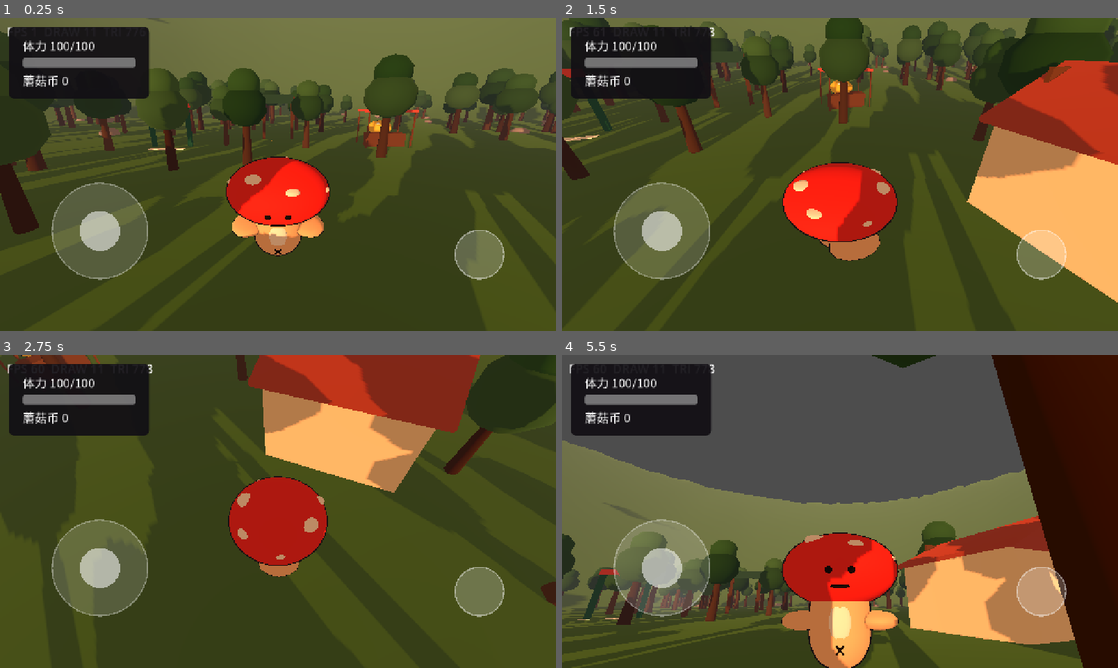
Above: before the commit, frames 1-4 (two rows, left to right).
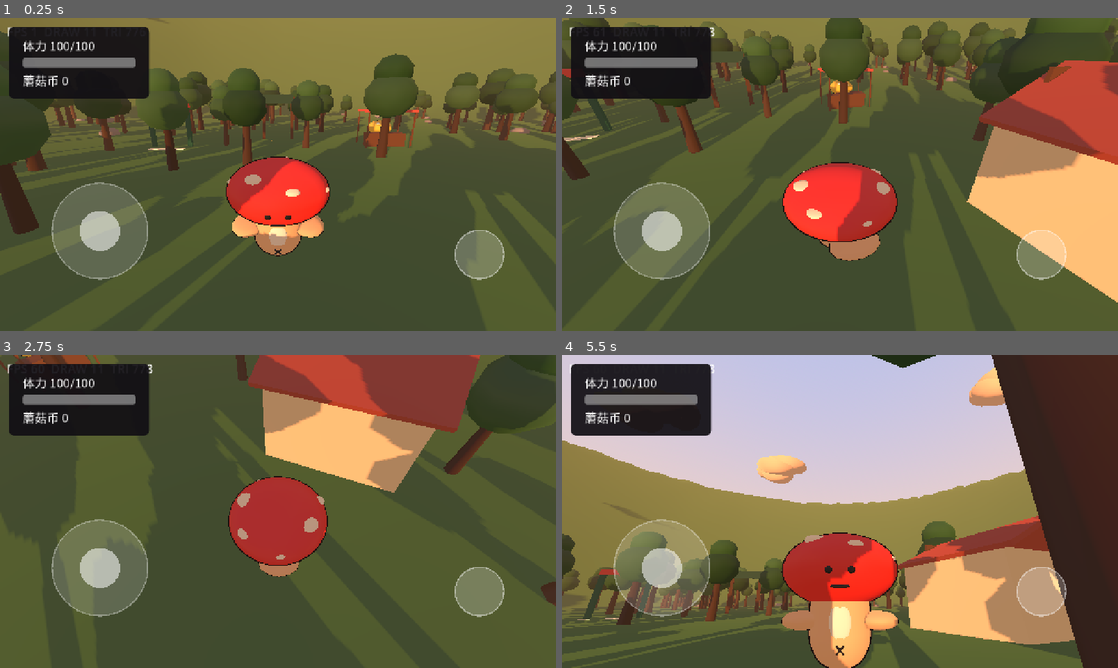
Above: after the commit, the same moments.

Repository: tuzkimo/fungi-party
Game: Godot game, scene res://game/main.tscn
Two runs of this game, one before a commit and one after it. Both use one fixed random seed, a clock stepped at 60 frames per second and the inputs below.
Inputs (mouse positions are in pixels of both pictures, inside the frame that each line leads up to):
- Up to frame 1 (0.25 s): no input
- Up to frame 2 (1.5 s): move the mouse to (962, 158) at 0.52 s; hold D (move_right) 0.53-1.25 s; hold Ctrl (orbit) 0.53-1.25 s; click (962, 158) at 0.67 s; tap Space (jump) at 0.77 s; drag from (728, 190) to (812, 237) at 1.27 s
- Up to frame 3 (2.75 s): tap Enter at 2 s; move the mouse to (333, 442) at 2.02 s; hold D (move_right) from 2.03 s (still down); hold Ctrl (orbit) from 2.03 s (still down)
- Up to frame 4 (5.5 s): release D (move_right) at 2.75 s; release Ctrl (orbit) at 2.75 s; drag from (812, 574) to (673, 464) at 2.77 s; tap Space (jump) at 3.5, 3.77 s; move the mouse to (1006, 558) at 3.52 s; hold A (move_left) 3.53-4.25 s; hold Ctrl (orbit) 3.53-4.25 s; drag from (673, 464) to (756, 433) at 4.27 s; tap Enter at 5 s; move the mouse to (867, 511) at 5.02 s; hold S (move_back) from 5.03 s (still down); hold Ctrl (orbit) from 5.03 s (still down); click (867, 511) at 5.17 s

The runs differ from the first frame. In frame 1, 25% of the frame differs, in the area x 0-100%, y 0-100%; in frame 2, 13%; in frame 3, 9.9%; in frame 4, 60%.

Commit message:
v3：天空真正渲染出来，朝霞/蓝天白云/晚霞/星空四段，云和会闪的星星

Diff:
--- a/game/config.gd
+++ b/game/config.gd
@@ -92,6 +92,17 @@
 const SUN_RADIUS := 4.5
 const MOON_RADIUS := 3.2
 const SKY_BODY_MIN_ELEVATION := -0.15
+# v3 天空：低多边形云 + 会闪的星星（见 docs/superpowers/specs/2026-10-18-v3-sky-design.md）
+const CLOUD_COUNT := 10
+const CLOUD_PUFFS := 4
+const CLOUD_DISTANCE := 210.0
+const CLOUD_HEIGHT_MIN := 95.0
+const CLOUD_HEIGHT_MAX := 160.0
+const CLOUD_DRIFT := 0.004
+const STAR_COUNT := 150
+const STAR_GROUPS := 3
+const STAR_DISTANCE := 300.0
+const STAR_TWINKLE_SPEED := 2.4
 
 # v3 传炸弹
 const BOMB_SEAT_RADIUS := 2.2
--- /dev/null
+++ b/game/world/clouds.gd
@@ -0,0 +1,76 @@
+class_name Clouds
+extends Node3D
+
+## 低多边形云：10 团压扁球挂在跟随相机的远环上，绕圈就是飘移。
+## 颜色和显隐由 DayNight 的纯函数给（见 2026-10-18-v3-sky-design.md 3.2）。
+
+const SEED := 20261018
+
+@export var daynight_path: NodePath
+
+var _material: StandardMaterial3D
+var _daynight: DayNight
+
+
+func _ready() -> void:
+	_daynight = get_node_or_null(daynight_path) as DayNight
+
+	_material = StandardMaterial3D.new()
+	_material.albedo_color = Color.WHITE
+	_material.roughness = 1.0
+	_material.disable_fog = true
+
+	var puff := SphereMesh.new()
+	puff.radius = 1.0
+	puff.height = 2.0
+	puff.radial_segments = 12
+	puff.rings = 6
+
+	var multimesh := MultiMesh.new()
+	multimesh.transform_format = MultiMesh.TRANSFORM_3D
+	multimesh.mesh = puff
+	multimesh.instance_count = Config.CLOUD_COUNT * Config.CLOUD_PUFFS
+
+	var node := MultiMeshInstance3D.new()
+	node.name = "Puffs"
+	node.multimesh = multimesh
+	node.material_override = _material
+	node.cast_shadow = GeometryInstance3D.SHADOW_CASTING_SETTING_OFF
+	add_child(node)
+
+	var rng := RandomNumberGenerator.new()
+	rng.seed = SEED
+	var i := 0
+	for c in Config.CLOUD_COUNT:
+		var angle := TAU * float(c) / float(Config.CLOUD_COUNT) + rng.randf_range(-0.25, 0.25)
+		var distance := Config.CLOUD_DISTANCE * rng.randf_range(0.8, 1.0)
+		var center := Vector3(
+			cos(angle) * distance,
+			rng.randf_range(Config.CLOUD_HEIGHT_MIN, Config.CLOUD_HEIGHT_MAX),
+			sin(angle) * distance
+		)
+		for p in Config.CLOUD_PUFFS:
+			var offset := Vector3(
+				rng.randf_range(-16.0, 16.0), rng.randf_range(-4.0, 4.0), rng.randf_range(-12.0, 12.0)
+			)
+			var size := Vector3(
+				rng.randf_range(12.0, 22.0), rng.randf_range(5.0, 9.0), rng.randf_range(10.0, 18.0)
+			)
+			multimesh.set_instance_transform(i, Transform3D(Basis().scaled(size), center + offset))
+			i += 1
+
+
+func _process(delta: float) -> void:
+	var camera := get_viewport().get_camera_3d()
+	if camera == null or _daynight == null:
+		return
+	var t := _daynight.time_of_day
+	var fade := DayNight.cloud_fade(t)
+	visible = fade > 0.02
+	if not visible:
+		return
+	global_position = camera.global_position
+	rotation.y += Config.CLOUD_DRIFT * delta
+	# 往天空色上混，不靠 alpha：云始终不透明，免掉透明排序的接缝
+	var sky := DayNight.sky_horizon(t).lerp(DayNight.sky_top(t), 0.5)
+	_material.albedo_color = sky.lerp(DayNight.cloud_color(t), fade)
--- a/game/world/daynight.gd
+++ b/game/world/daynight.gd
@@ -12,10 +12,21 @@
 const MIN_AMBIENT_ENERGY := 0.38
 const SUN_NOON := Color(1.0, 0.98, 0.92)
 const SUN_DAWN := Color(1.0, 0.62, 0.35)
-const SKY_DAY_TOP := Color(0.33, 0.5, 0.78)
-const SKY_DAY_HORIZON := Color(0.78, 0.85, 0.92)
-const SKY_NIGHT_TOP := Color(0.06, 0.08, 0.18)
-const SKY_NIGHT_HORIZON := Color(0.20, 0.24, 0.36)
+## 天色关键帧：t 与两条颜色曲线一一对应。玩家实际只看到 0.28 ~ 0.86 这一段
+## （满体力是 0.28，见底压到 0.86），所以表只铺到这里。
+const SKY_KEYS_T: Array[float] = [0.28, 0.36, 0.50, 0.68, 0.78, 0.80, 0.84, 0.86]
+const SKY_TOP_KEYS: Array[Color] = [
+	Color(0.58, 0.62, 0.84), Color(0.29, 0.55, 0.83), Color(0.18, 0.43, 0.78),
+	Color(0.24, 0.44, 0.71), Color(0.42, 0.42, 0.66), Color(0.27, 0.25, 0.48),
+	Color(0.10, 0.11, 0.24), Color(0.04, 0.06, 0.14),
+]
+const SKY_HORIZON_KEYS: Array[Color] = [
+	Color(1.0, 0.73, 0.54), Color(0.81, 0.89, 0.96), Color(0.86, 0.92, 0.97),
+	Color(0.95, 0.85, 0.75), Color(1.0, 0.65, 0.42), Color(1.0, 0.43, 0.24),
+	Color(0.42, 0.24, 0.31), Color(0.11, 0.15, 0.26),
+]
+const CLOUD_WHITE := Color(1.0, 1.0, 1.0)
+const CLOUD_WARM := Color(1.0, 0.78, 0.62)
 
 @export var sun_path: NodePath
 @export var environment_path: NodePath
@@ -65,21 +76,44 @@
 
 
 static func sky_top(t: float) -> Color:
-	return SKY_NIGHT_TOP.lerp(SKY_DAY_TOP, smoothstep(0.20, 0.40, t) if t < 0.5 else smoothstep(0.80, 0.60, t))
+	return _ramp(t, SKY_TOP_KEYS)
 
 
 static func sky_horizon(t: float) -> Color:
-	var day := SKY_NIGHT_HORIZON.lerp(SKY_DAY_HORIZON, smoothstep(0.20, 0.35, t))
-	if t >= 0.5:
-		day = SKY_NIGHT_HORIZON.lerp(SKY_DAY_HORIZON, smoothstep(0.80, 0.65, t))
-	return day.lerp(SUN_DAWN, 0.25 * (1.0 - sun_energy(t)))
+	return _ramp(t, SKY_HORIZON_KEYS)
+
+
+## 云看不看得见：天黑就没了，朝霞和晚霞都还在。
+static func cloud_fade(t: float) -> float:
+	return 1.0 - smoothstep(0.76, 0.84, t)
+
+
+## 云的颜色：太阳越低越暖（朝霞和晚霞里的云才是暖的）。
+static func cloud_color(t: float) -> Color:
+	return CLOUD_WHITE.lerp(CLOUD_WARM, clampf(1.0 - sun_energy(t), 0.0, 1.0) * 0.8)
+
+
+## 星星：0.78 起淡入，天黑透才满。
+static func star_fade(t: float) -> float:
+	return smoothstep(0.78, 0.855, t)
+
+
+## 关键帧插值：t 落在表外取两端。
+static func _ramp(t: float, keys: Array[Color]) -> Color:
+	if t <= SKY_KEYS_T[0]:
+		return keys[0]
+	for i in range(1, SKY_KEYS_T.size()):
+		if t <= SKY_KEYS_T[i]:
+			var k: float = (t - SKY_KEYS_T[i - 1]) / (SKY_KEYS_T[i] - SKY_KEYS_T[i - 1])
+			return keys[i - 1].lerp(keys[i], k)
+	return keys[keys.size() - 1]
 
 
 static func ambient_color(t: float) -> Color:
 	if t < 0.25:
 		return NIGHT.lerp(DAWN, smoothstep(0.10, 0.25, t))
-	if t < 0.35:
-		return DAWN.lerp(DAY, smoothstep(0.25, 0.35, t))
+	if t < 0.36:
+		return DAWN.lerp(DAY, smoothstep(0.22, 0.36, t))
 	if t < 0.65:
 		return DAY
 	if t < 0.75:
--- a/game/world/forest.tscn
+++ b/game/world/forest.tscn
@@ -12,12 +12,18 @@
 [ext_resource type="Script" path="res://game/world/day_loop.gd" id="10_day_loop"]
 [ext_resource type="Script" path="res://game/world/restaurant.gd" id="11_restaurant"]
 [ext_resource type="Script" path="res://game/world/sky_bodies.gd" id="12_sky"]
+[ext_resource type="Script" path="res://game/world/clouds.gd" id="13_clouds"]
+[ext_resource type="Script" path="res://game/world/stars.gd" id="14_stars"]
 
-[sub_resource type="ProceduralSkyMaterial" id="Sky_1"]
+[sub_resource type="ProceduralSkyMaterial" id="Sky_mat"]
 sky_top_color = Color(0.33, 0.5, 0.78, 1)
 sky_horizon_color = Color(0.78, 0.85, 0.92, 1)
 ground_bottom_color = Color(0.3, 0.35, 0.28, 1)
 ground_horizon_color = Color(0.78, 0.85, 0.92, 1)
+sky_curve = 0.45
+
+[sub_resource type="Sky" id="Sky_1"]
+sky_material = SubResource("Sky_mat")
 
 [sub_resource type="Environment" id="Env_1"]
 background_mode = 2
@@ -28,7 +34,8 @@
 tonemap_mode = 2
 fog_enabled = true
 fog_light_color = Color(0.72, 0.8, 0.88, 1)
-fog_density = 0.0012
+fog_density = 0.0008
+fog_sky_affect = 0.0
 
 [node name="Forest" type="Node3D"]
 
@@ -78,6 +85,14 @@
 script = ExtResource("12_sky")
 daynight_path = NodePath("../DayNight")
 
+[node name="Clouds" type="Node3D" parent="."]
+script = ExtResource("13_clouds")
+daynight_path = NodePath("../DayNight")
+
+[node name="Stars" type="Node3D" parent="."]
+script = ExtResource("14_stars")
+daynight_path = NodePath("../DayNight")
+
 [node name="DayNight" type="Node" parent="."]
 script = ExtResource("4_day")
 sun_path = NodePath("../Sun")
--- /dev/null
+++ b/game/world/stars.gd
@@ -0,0 +1,74 @@
+class_name Stars
+extends Node3D
+
+## 星星分三组，各自脉动、相位错开 → 整片天一直在闪。
+## 逐实例改颜色是每帧 150 次 GDScript 调用，不值得；三组脉冲是 0。
+
+const SEED := 20261019
+const TWINKLE_PHASES := [0.0, 2.1, 4.2]
+const TWINKLE_MIN := 0.45   # 最暗时还有多亮
+
+@export var daynight_path: NodePath
+
+var _materials: Array[StandardMaterial3D] = []
+var _daynight: DayNight
+var _elapsed := 0.0
+
+
+func _ready() -> void:
+	_daynight = get_node_or_null(daynight_path) as DayNight
+	var per_group := int(ceil(float(Config.STAR_COUNT) / float(Config.STAR_GROUPS)))
+	var rng := RandomNumberGenerator.new()
+	rng.seed = SEED
+
+	var dot := SphereMesh.new()
+	dot.radius = 0.7
+	dot.height = 1.4
+	dot.radial_segments = 6
+	dot.rings = 3
+
+	for g in Config.STAR_GROUPS:
+		var material := StandardMaterial3D.new()
+		material.shading_mode = BaseMaterial3D.SHADING_MODE_UNSHADED
+		material.disable_fog = true
+		var multimesh := MultiMesh.new()
+		multimesh.transform_format = MultiMesh.TRANSFORM_3D
+		multimesh.mesh = dot
+		multimesh.instance_count = per_group
+
+		var node := MultiMeshInstance3D.new()
+		node.name = "Group%d" % g
+		node.multimesh = multimesh
+		node.material_override = material
+		node.cast_shadow = GeometryInstance3D.SHADOW_CASTING_SETTING_OFF
+		add_child(node)
+		_materials.append(material)
+
+		for i in per_group:
+			# 半球上撒点：y 越大越稀，靠近地平线不挤成一圈
+			var angle := rng.randf() * TAU
+			var height := 0.08 + 0.92 * pow(rng.randf(), 0.7)
+			var flat := sqrt(1.0 - height * height)
+			var dir := Vector3(cos(angle) * flat, height, sin(angle) * flat)
+			var size := rng.randf_range(0.7, 1.4)
+			multimesh.set_instance_transform(
+				i, Transform3D(Basis().scaled(Vector3.ONE * size), dir * Config.STAR_DISTANCE)
+			)
+
+
+func _process(delta: float) -> void:
+	var camera := get_viewport().get_camera_3d()
+	if camera == null or _daynight == null:
+		return
+	var t := _daynight.time_of_day
+	var fade := DayNight.star_fade(t)
+	visible = fade > 0.02
+	if not visible:
+		return
+	_elapsed += delta
+	global_position = camera.global_position
+	var sky := DayNight.sky_top(t)
+	for g in _materials.size():
+		var phase: float = TWINKLE_PHASES[g]
+		var pulse := TWINKLE_MIN + (1.0 - TWINKLE_MIN) * (0.5 + 0.5 * sin(Config.STAR_TWINKLE_SPEED * _elapsed + phase))
+		_materials[g].albedo_color = sky.lerp(Color.WHITE, fade * pulse)
--- a/tests/test_daynight.gd
+++ b/tests/test_daynight.gd
@@ -67,3 +67,40 @@
 	check(not DayNight.body_visible(DayNight.moon_dir(0.5)), "白天看不见月亮")
 	check(DayNight.body_visible(DayNight.moon_dir(0.0)), "夜里看得见月亮")
 	check(not DayNight.body_visible(DayNight.sun_dir(0.0)), "夜里看不见太阳")
+
+
+func test_sky_is_blue_at_noon() -> void:
+	var top := DayNight.sky_top(0.5)
+	check(top.b > top.r + 0.3, "正午天顶是蓝的（r %.2f b %.2f）" % [top.r, top.b])
+	check(DayNight.sky_horizon(0.5).v > 0.85, "正午地平线接近白（v %.2f）" % DayNight.sky_horizon(0.5).v)
+
+
+func test_sky_darkens_into_night() -> void:
+	var night := DayNight.sky_top(0.86)
+	check(night.v < 0.2, "入夜天顶很暗（实得 %.2f）" % night.v)
+	check(night.b > night.r, "夜色偏蓝")
+
+
+func test_dawn_glow_is_warm() -> void:
+	var dawn := DayNight.sky_horizon(0.28)
+	check(dawn.r > dawn.b + 0.3, "刚醒的地平线是暖的（r %.2f b %.2f）" % [dawn.r, dawn.b])
+
+
+func test_sunset_gives_sunset_colors() -> void:
+	var sunset := DayNight.sky_horizon(0.80)
+	check(sunset.r > sunset.g + 0.3 and sunset.r > sunset.b + 0.4, "晚霞是橙红的")
+
+
+func test_clouds_fade_out_at_night_only() -> void:
+	check(DayNight.cloud_fade(0.28) > 0.9, "朝霞时也有云")
+	check(DayNight.cloud_fade(0.5) > 0.99, "白天有云")
+	check(DayNight.cloud_fade(0.86) < 0.01, "夜里看不见云")
+	var white := DayNight.cloud_color(0.5)
+	check(white.v > 0.95 and white.s < 0.1, "白天云是白的")
+	check(DayNight.cloud_color(0.80).r > DayNight.cloud_color(0.80).b + 0.2, "晚霞里的云是暖的")
+
+
+func test_stars_only_at_night() -> void:
+	check(DayNight.star_fade(0.5) < 0.01, "白天没有星星")
+	check(DayNight.star_fade(0.80) < 0.3, "晚霞时星星还没出来")
+	check(DayNight.star_fade(0.86) > 0.99, "天黑了满天星")
Not shown, added: game/world/clouds.gd.uid
Not shown: 1 places in game/world/forest.tscn that only renumber resources
Not shown, added: game/world/stars.gd.uid
Not shown, added: docs/superpowers/specs/2026-10-18-v3-sky-design.md
